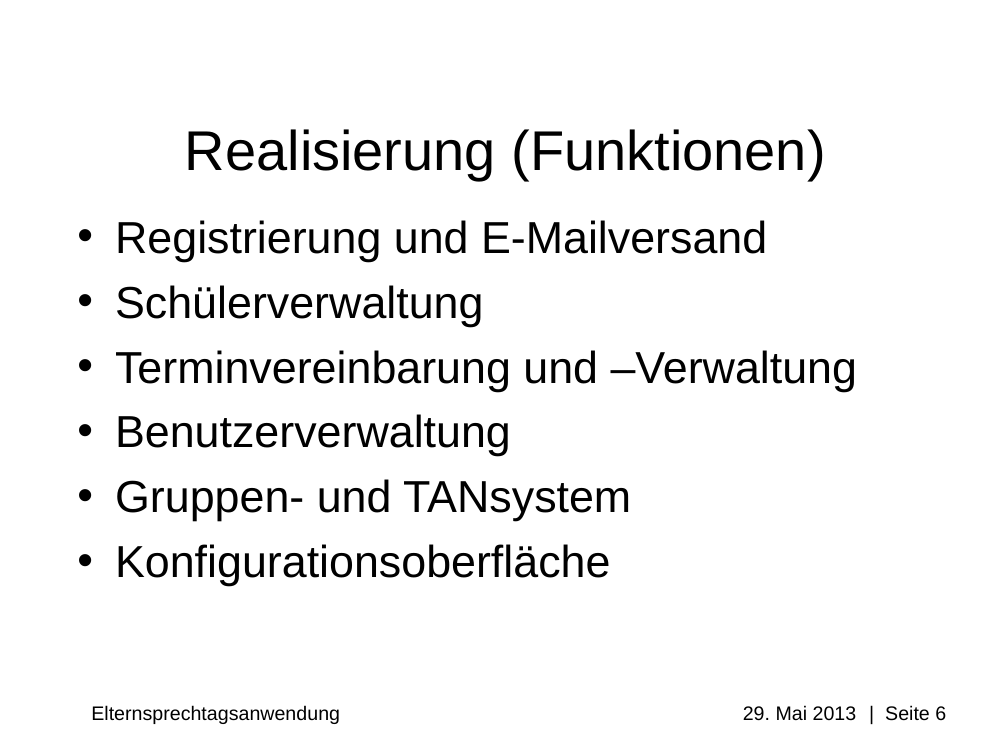
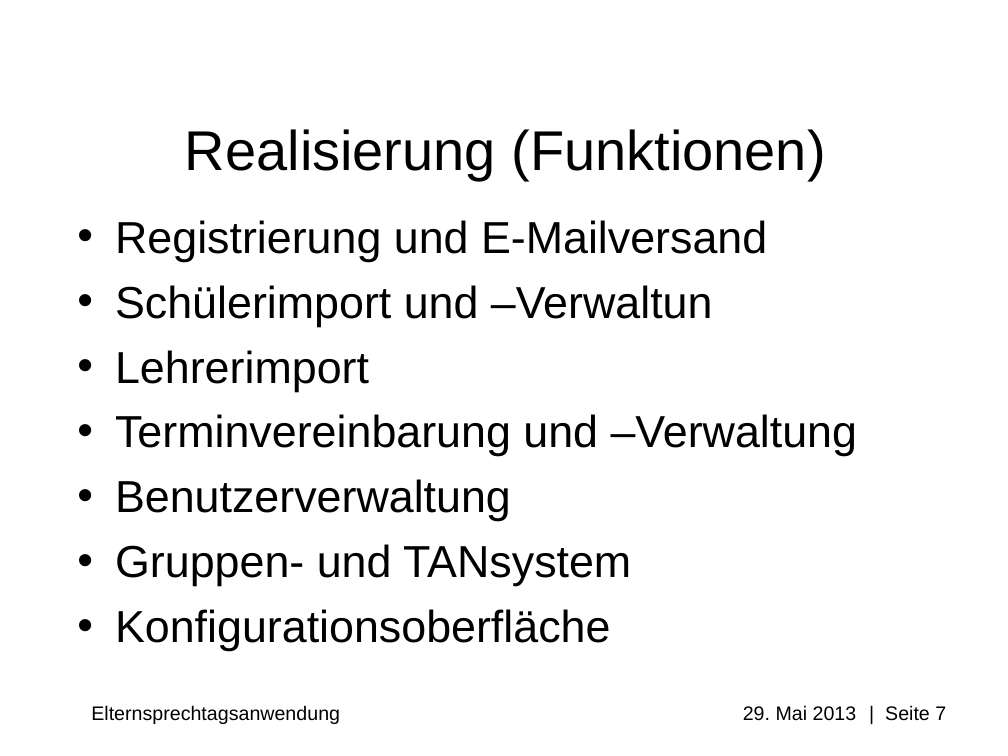
Before and after one commit to Professi/esta, a slide deck: slide 7 of docs/Praesentation/Elternsprechtagsanwendung(ESTA).ppt (slide 6 before the commit). Drawn at 1008x756 pixels with LibreOffice and Linux fonts; fonts in the diff are those of the drawing; background and template pictures are left out. Boxes give left, top, right and bottom in pixels: in the first picture for what was removed or moved away, otherwise in the second. Text is boxed around its words. In the diff, an @@ line names an element or a change of style, - is before the commit and + after.

```diff
--- a/docs/Praesentation/Elternsprechtagsanwendung(ESTA).ppt
+++ b/docs/Praesentation/Elternsprechtagsanwendung(ESTA).ppt
@@ text at (x1=115, y1=285, x2=713, y2=391): text changed @@
-• Schülerverwaltung
+• Schülerimport und –Verwaltun
+• Lehrerimport
@@ text at (x1=91, y1=705, x2=946, y2=724): text changed @@
-Elternsprechtagsanwendung 29. Mai 2013 | Seite 6
+Elternsprechtagsanwendung 29. Mai 2013 | Seite 7
```
Also in this commit, not shown: 1 other slide changed, 1 slide added, 7 other files.
